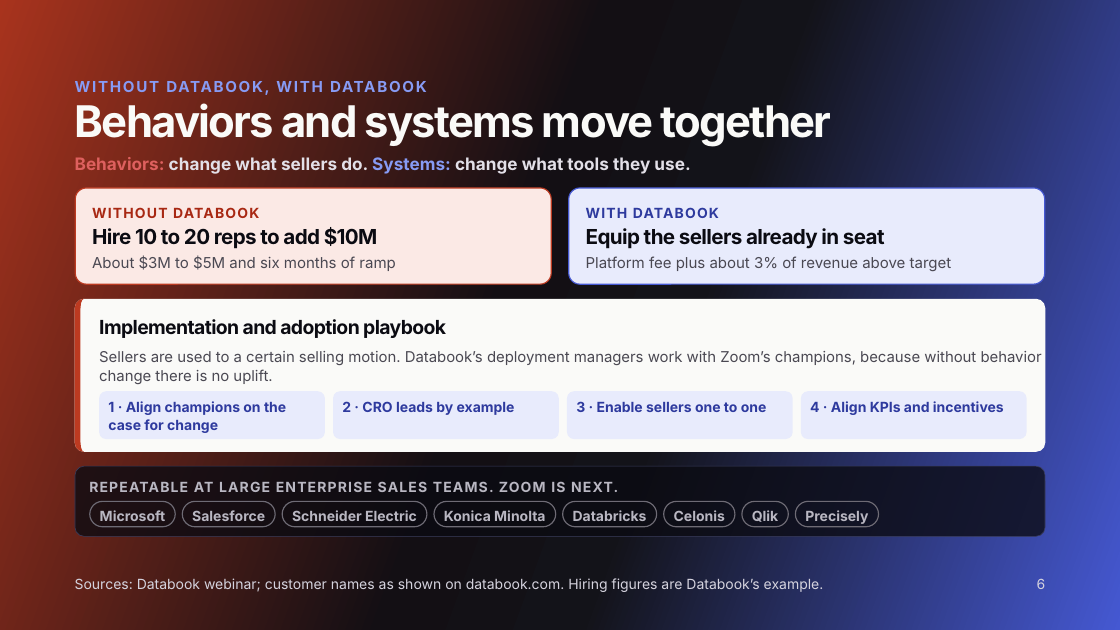
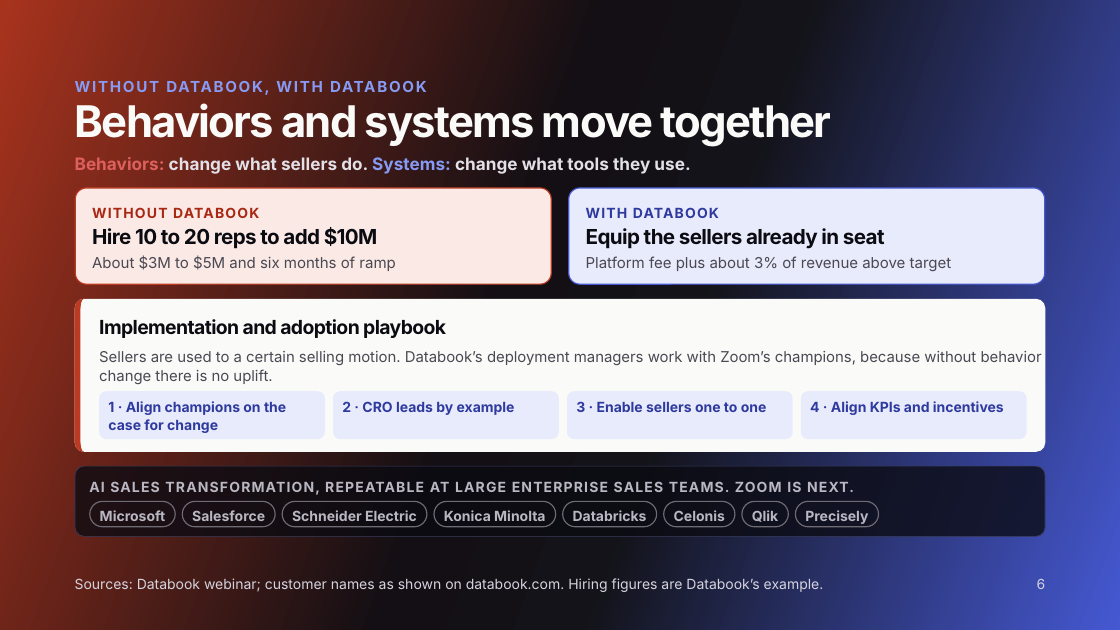
Before and after one commit to gayatrikulkaa-commits/zoom-cro-gtm-platform, a slide deck: slide 6 of Zoom CRO Pitch (6 slides) v2.pptx. Drawn at 1120x630 pixels with LibreOffice and Linux fonts; fonts in the diff are those of the drawing. Boxes give left, top, right and bottom in pixels: in the first picture for what was removed or moved away, otherwise in the second. Text is boxed around its words. In the diff, an @@ line names an element or a change of style, - is before the commit and + after.

```diff
--- a/Zoom CRO Pitch (6 slides) v2.pptx
+++ b/Zoom CRO Pitch (6 slides) v2.pptx
@@ text at bbox=[89, 481, 854, 495]: text changed @@
-REPEATABLE AT LARGE ENTERPRISE SALES TEAMS. ZOOM IS NEXT.
+AI SALES TRANSFORMATION, REPEATABLE AT LARGE ENTERPRISE SALES TEAMS. ZOOM IS NEXT.
```
Also in this commit, not shown: 3 other slides changed, 9 other files.
